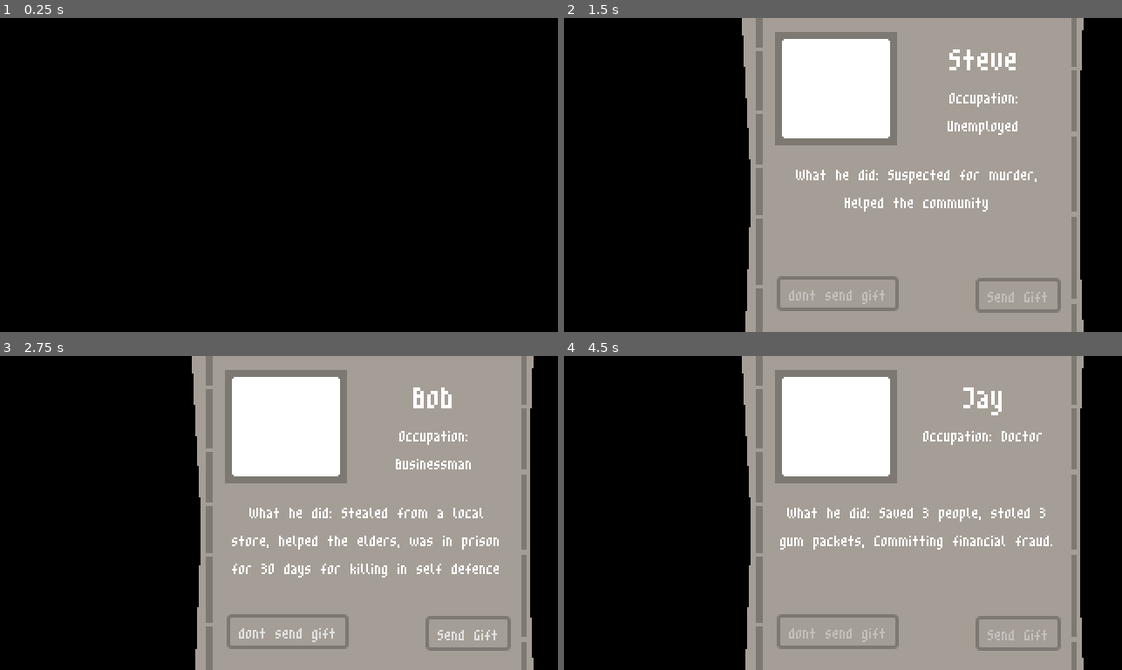
Above: before the commit, frames 1-4 (two rows, left to right).
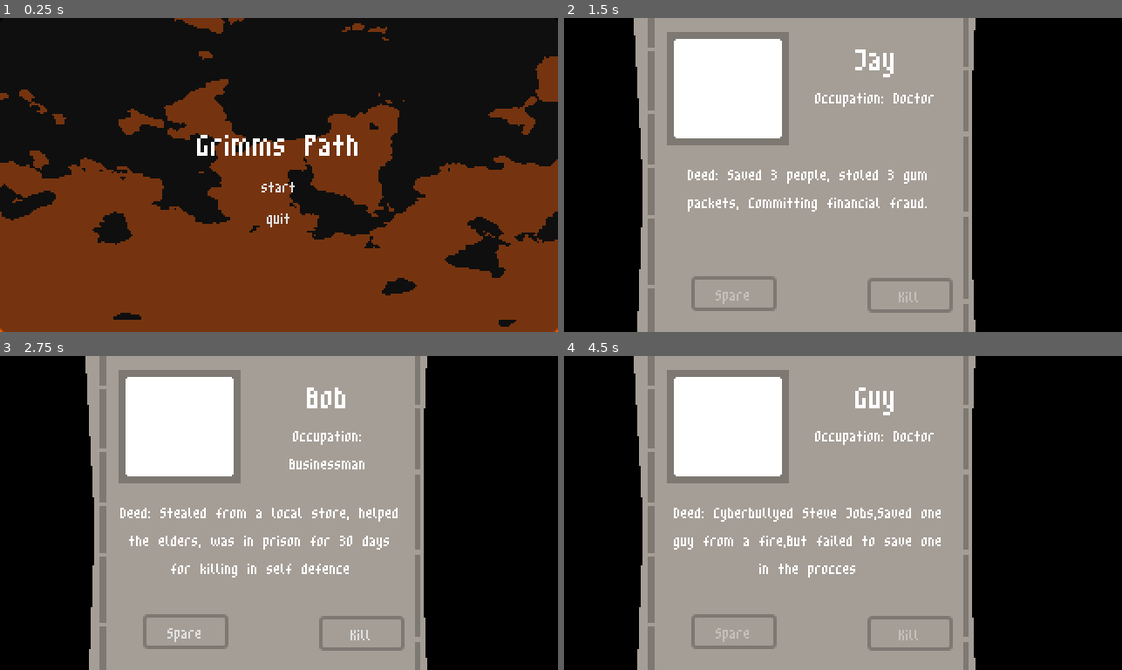
Above: after the commit, the same moments.

Repository: DTRGames/Grims-Pat
Game: Godot game, scene res://Scenes/MainMenu/main_menu.tscn
Same seed, same stepped clock (60 frames per second), same inputs: the game is played once before the commit and once after it. Before the commit the project starts from res://Scenes/Levels/world.tscn.
Inputs (mouse positions are in pixels of both pictures, inside the frame that each line leads up to):
- Up to frame 1 (0.25 s): no input
- Up to frame 2 (1.5 s): click (843, 184) at 0.5 s, where only the run after the commit has a clickable "start"; click "dont send gift" (after the commit: "Spare") at 1.25 s
- Up to frame 3 (2.75 s): no input
- Up to frame 4 (4.5 s): click "Send Gift" (after the commit: "Kill") at 2.75 s; click "dont send gift" (after the commit: "Spare") at 4.25 s

The runs differ from the first frame. In frame 1, 53% of the frame differs, in the area x 0-100%, y 0-100%; in frame 2, 52%; in frame 3, 52%; in frame 4, 52%.

Commit message:
polished main menu added 2 more pepole

Diff:
--- a/Scenes/Levels/control.gd
+++ b/Scenes/Levels/control.gd
@@ -13,22 +13,36 @@
 	1: {
 		"name": "Bob",
 		"occupation": "Businessman",
-		"description": "What he did: Stealed from a local store, helped the elders, was in prison for 30 days for killing in self defence",
+		"description": "Deed: Stealed from a local store, helped the elders, was in prison for 30 days for killing in self defence",
 		"is_gulty": false
 	},
 	2: {
 		"name": "Steve",
 		"occupation": "Unemployed",
-		"description": "What he did: Suspected for murder, Helped the community",
+		"description": "Deed: Suspected for murder, Helped the community",
 		"is_gulty": true
 	},
 	3: {
 		"name": "Jay",
 		"occupation": "Doctor",
-		"description": "What he did: Saved 3 people, stoled 3 gum packets, Committing financial fraud.",
+		"description": "Deed: Saved 3 people, stoled 3 gum packets, Committing financial fraud.",
+		"is_gulty": false
+	},
+	4: {
+		"name": "Dude",
+		"occupation": "Store Owner",
+		"description": "Deed: Committed arson,Helped the homeless,Bribed the officer who puted him in jail",
+		"is_gulty": true
+	},
+	5: {
+		"name": "Guy",
+		"occupation": "Doctor",
+		"description": "Deed: Cyberbullyed Steve Jobs,Saved one guy from a fire,But failed to save one in the procces",
 		"is_gulty": false
 	}
 }
+
+
 
 var current_crime_id = 0
 var last_spawned_id = -1
--- a/Scenes/Levels/control.tscn
+++ b/Scenes/Levels/control.tscn
@@ -17,12 +17,12 @@
 corner_radius_bottom_left = 2
 
 [sub_resource type="StyleBoxFlat" id="StyleBoxFlat_b25ww"]
-bg_color = Color(0.717647, 0.694118, 0.670588, 1)
+bg_color = Color(0.590736, 0.564513, 0.538235, 1)
 border_width_left = 2
 border_width_top = 2
 border_width_right = 2
 border_width_bottom = 2
-border_color = Color(0.666667, 0.647059, 0.623529, 1)
+border_color = Color(0.408153, 0.390383, 0.369015, 1)
 corner_radius_top_left = 2
 corner_radius_top_right = 2
 corner_radius_bottom_right = 2
@@ -41,7 +41,7 @@
 "times": PackedFloat32Array(0, 0.8),
 "transitions": PackedFloat32Array(1, 1),
 "update": 0,
-"values": [Vector2(352, 0), Vector2(0, 0)]
+"values": [Vector2(352, 0), Vector2(-70, 0)]
 }
 
 [sub_resource type="Animation" id="Animation_1ge4i"]
@@ -57,7 +57,7 @@
 "times": PackedFloat32Array(0, 0.8),
 "transitions": PackedFloat32Array(1, 1),
 "update": 0,
-"values": [Vector2(0, 0), Vector2(352, 0)]
+"values": [Vector2(-70, 0), Vector2(352, 0)]
 }
 
 [sub_resource type="Animation" id="Animation_6bs85"]
@@ -149,16 +149,16 @@
 unique_name_in_owner = true
 layout_mode = 2
 theme_override_fonts/font = ExtResource("2_l1ne5")
-text = "What he did: Stealed from a local store, helped the elders, was in prison for 30 days for killing in self defence"
+text = "Cyberbullyed Steve Jobs,Saved one guy from a fire,But failed to save one in the procces"
 horizontal_alignment = 1
 vertical_alignment = 1
 autowrap_mode = 2
 
 [node name="Button" type="Button" parent="Control"]
 layout_mode = 0
-offset_left = 83.0
+offset_left = 96.0
 offset_top = 148.0
-offset_right = 153.0
+offset_right = 145.0
 offset_bottom = 168.0
 focus_mode = 0
 theme_override_fonts/font = ExtResource("2_l1ne5")
@@ -166,7 +166,7 @@
 theme_override_styles/hover = SubResource("StyleBoxFlat_b25ww")
 theme_override_styles/pressed = SubResource("StyleBoxFlat_y666e")
 theme_override_styles/normal = SubResource("StyleBoxFlat_y666e")
-text = " dont send gift "
+text = "Spare"
 
 [node name="Button2" type="Button" parent="Control"]
 layout_mode = 0
@@ -180,7 +180,7 @@
 theme_override_styles/hover = SubResource("StyleBoxFlat_b25ww")
 theme_override_styles/pressed = SubResource("StyleBoxFlat_y666e")
 theme_override_styles/normal = SubResource("StyleBoxFlat_y666e")
-text = " Send Gift "
+text = "Kill"
 
 [node name="AnimationPlayer" type="AnimationPlayer" parent="."]
 libraries = {
--- a/Scenes/MainMenu/main_menu.tscn
+++ b/Scenes/MainMenu/main_menu.tscn
@@ -1,7 +1,21 @@
-[gd_scene load_steps=6 format=3 uid="uid://dw0mykn1gr1sx"]
+[gd_scene load_steps=20 format=3 uid="uid://dw0mykn1gr1sx"]
 
 [ext_resource type="Script" path="res://Scenes/MainMenu/start.gd" id="1_3lxtd"]
+[ext_resource type="Shader" path="res://Scenes/MainMenu/main_menu_fire.gdshader" id="1_wdqgs"]
+[ext_resource type="FontFile" uid="uid://c3jw3bx1oeecq" path="res://Scenes/Levels/m3x6 (1).ttf" id="1_xpdq4"]
 [ext_resource type="Script" path="res://Scenes/MainMenu/quit.gd" id="2_tamvr"]
+
+[sub_resource type="FastNoiseLite" id="FastNoiseLite_qg0vb"]
+
+[sub_resource type="NoiseTexture2D" id="NoiseTexture2D_mvvim"]
+noise = SubResource("FastNoiseLite_qg0vb")
+
+[sub_resource type="ShaderMaterial" id="ShaderMaterial_dcx23"]
+shader = ExtResource("1_wdqgs")
+shader_parameter/Yoffset = 0.5
+shader_parameter/animaiton_speed = 0.5
+shader_parameter/flame_color = Color(1, 0.356863, 0, 1)
+shader_parameter/noise_tex = SubResource("NoiseTexture2D_mvvim")
 
 [sub_resource type="Animation" id="Animation_niruq"]
 resource_name = "Floating"
@@ -18,7 +32,7 @@
 "times": PackedFloat32Array(0, 1.5, 3),
 "transitions": PackedFloat32Array(1, 1, 1),
 "update": 0,
-"values": [Vector2(122, 49), Vector2(122, 60), Vector2(122, 49)]
+"values": [Vector2(98.5, 49), Vector2(98.5, 59), Vector2(98.5, 49)]
 }
 
 [sub_resource type="Animation" id="Animation_0xat7"]
@@ -42,6 +56,24 @@
 "RESET": SubResource("Animation_0xat7")
 }
 
+[sub_resource type="StyleBoxEmpty" id="StyleBoxEmpty_le1jh"]
+
+[sub_resource type="StyleBoxEmpty" id="StyleBoxEmpty_83fsx"]
+
+[sub_resource type="StyleBoxEmpty" id="StyleBoxEmpty_4cryl"]
+
+[sub_resource type="StyleBoxEmpty" id="StyleBoxEmpty_c2r3t"]
+
+[sub_resource type="StyleBoxEmpty" id="StyleBoxEmpty_f15ha"]
+
+[sub_resource type="StyleBoxEmpty" id="StyleBoxEmpty_3h2o1"]
+
+[sub_resource type="StyleBoxEmpty" id="StyleBoxEmpty_r0igy"]
+
+[sub_resource type="StyleBoxEmpty" id="StyleBoxEmpty_o2nsg"]
+
+[sub_resource type="StyleBoxEmpty" id="StyleBoxEmpty_cwpac"]
+
 [node name="MainMenu" type="Control"]
 layout_mode = 3
 anchors_preset = 15
@@ -50,7 +82,24 @@
 grow_horizontal = 2
 grow_vertical = 2
 
-[node name="Background" type="Panel" parent="."]
+[node name="ColorRect2" type="ColorRect" parent="."]
+layout_mode = 1
+anchors_preset = 15
+anchor_right = 1.0
+anchor_bottom = 1.0
+grow_horizontal = 2
+grow_vertical = 2
+color = Color(0, 0, 0, 1)
+
+[node name="ColorRect" type="ColorRect" parent="."]
+material = SubResource("ShaderMaterial_dcx23")
+layout_mode = 0
+offset_left = -29.0
+offset_top = -38.0
+offset_right = 334.0
+offset_bottom = 203.0
+
+[node name="Panel" type="Panel" parent="."]
 layout_mode = 1
 anchors_preset = 15
 anchor_right = 1.0
@@ -60,17 +109,22 @@
 
 [node name="Title" type="Label" parent="."]
 layout_mode = 1
-anchors_preset = -1
-anchor_left = 0.38125
-anchor_top = 0.037259
-anchor_right = 0.61875
-anchor_bottom = 0.165037
-offset_top = 42.2934
-offset_bottom = 42.2934
+anchors_preset = 8
+anchor_left = 0.5
+anchor_top = 0.5
+anchor_right = 0.5
+anchor_bottom = 0.5
+offset_left = -61.5
+offset_top = -32.1948
+offset_right = 61.5
+offset_bottom = 5.8052
 grow_horizontal = 2
 grow_vertical = 2
-text = "grim path"
-metadata/_edit_use_anchors_ = true
+theme_override_fonts/font = ExtResource("1_xpdq4")
+theme_override_font_sizes/font_size = 32
+text = "Grimms Path"
+horizontal_alignment = 1
+vertical_alignment = 1
 
 [node name="AnimationPlayer" type="AnimationPlayer" parent="Title"]
 root_node = NodePath("../..")
@@ -81,31 +135,49 @@
 
 [node name="Start" type="Button" parent="."]
 layout_mode = 1
-anchors_preset = -1
-anchor_left = 0.415625
-anchor_top = 0.55
-anchor_right = 0.584375
-anchor_bottom = 0.672222
+anchors_preset = 8
+anchor_left = 0.5
+anchor_top = 0.5
+anchor_right = 0.5
+anchor_bottom = 0.5
+offset_left = -14.0
+offset_top = -5.0
+offset_right = 14.0
+offset_bottom = 16.0
 grow_horizontal = 2
 grow_vertical = 2
-theme_override_font_sizes/font_size = 10
+theme_override_fonts/font = ExtResource("1_xpdq4")
+theme_override_font_sizes/font_size = 16
+theme_override_styles/focus = SubResource("StyleBoxEmpty_le1jh")
+theme_override_styles/disabled = SubResource("StyleBoxEmpty_83fsx")
+theme_override_styles/hover = SubResource("StyleBoxEmpty_4cryl")
+theme_override_styles/pressed = SubResource("StyleBoxEmpty_c2r3t")
+theme_override_styles/normal = SubResource("StyleBoxEmpty_f15ha")
 text = "start"
 script = ExtResource("1_3lxtd")
-metadata/_edit_use_anchors_ = true
 
 [node name="Quit" type="Button" parent="."]
 layout_mode = 1
-anchors_preset = -1
-anchor_left = 0.415625
-anchor_top = 0.705556
-anchor_right = 0.584375
-anchor_bottom = 0.827778
+anchors_preset = 8
+anchor_left = 0.5
+anchor_top = 0.5
+anchor_right = 0.5
+anchor_bottom = 0.5
+offset_left = -11.0
+offset_top = 13.0
+offset_right = 11.0
+offset_bottom = 34.0
 grow_horizontal = 2
 grow_vertical = 2
-theme_override_font_sizes/font_size = 10
+focus_mode = 0
+theme_override_fonts/font = ExtResource("1_xpdq4")
+theme_override_font_sizes/font_size = 16
+theme_override_styles/disabled = SubResource("StyleBoxEmpty_3h2o1")
+theme_override_styles/hover = SubResource("StyleBoxEmpty_r0igy")
+theme_override_styles/pressed = SubResource("StyleBoxEmpty_o2nsg")
+theme_override_styles/normal = SubResource("StyleBoxEmpty_cwpac")
 text = "quit"
 script = ExtResource("2_tamvr")
-metadata/_edit_use_anchors_ = true
 
 [connection signal="pressed" from="Start" to="Start" method="_on_pressed"]
 [connection signal="pressed" from="Quit" to="Quit" method="_on_pressed"]
--- /dev/null
+++ b/Scenes/MainMenu/main_menu_fire.gdshader
@@ -0,0 +1,30 @@
+shader_type canvas_item;
+
+uniform float Yoffset = 0.5;
+uniform float animaiton_speed = 0.5;
+uniform sampler2D noise_tex: hint_default_black, repeat_enable;
+uniform vec4 flame_color : source_color = vec4(1.0);
+
+void vertex() {
+	// Called for every vertex the material is visible on.
+}
+
+void fragment() {
+	vec2 uv = vec2(UV.x, UV.y + TIME * animaiton_speed);
+	vec4 noise_color = texture(noise_tex, uv);
+	vec4 final_color = noise_color;
+	final_color.rgb += vec3(UV.y - Yoffset);
+	final_color.rgb = step(final_color.rgb, vec3(0.5));
+	final_color.rgb = vec3(1.0) - final_color.rgb;
+
+	final_color.a = final_color.r;
+	final_color.rgb = flame_color.rgb;
+
+	COLOR = final_color;
+
+	// Called for every pixel the material is visible on.
+}
+
+void light() {
+	// Called for every pixel for every light affecting the CanvasItem.
+}
--- a/project.godot
+++ b/project.godot
@@ -11,7 +11,7 @@
 [application]
 
 config/name="Grims path"
-run/main_scene="res://Scenes/Levels/world.tscn"
+run/main_scene="res://Scenes/MainMenu/main_menu.tscn"
 config/features=PackedStringArray("4.3", "GL Compatibility")
 config/icon="res://icon.svg"
 
@@ -24,6 +24,8 @@
 window/size/viewport_width=320
 window/size/viewport_height=180
 window/size/mode=3
+window/size/window_width_override=1920
+window/size/window_height_override=1080
 window/stretch/mode="viewport"
 
 [rendering]
